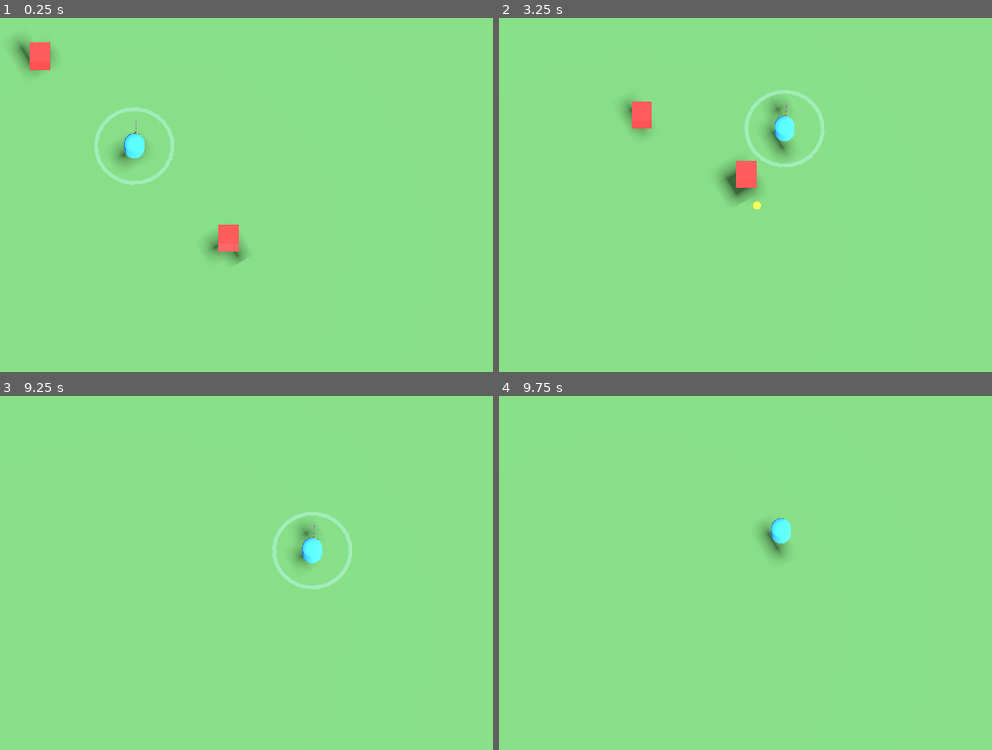
Above: before the commit, frames 1-4 (two rows, left to right).
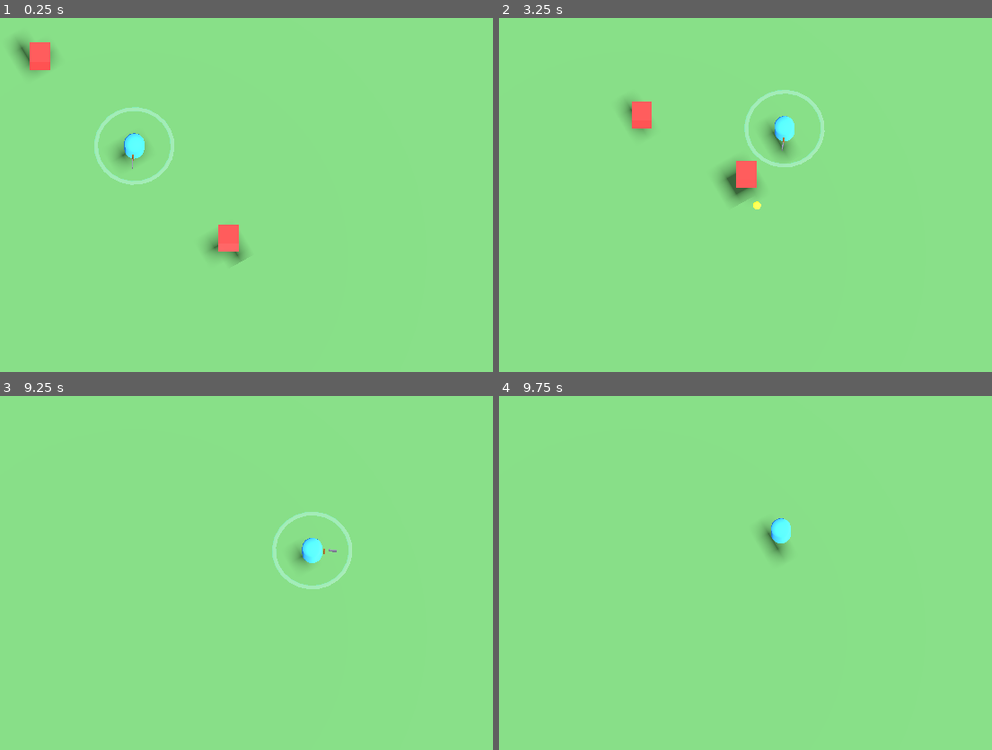
Above: after the commit, the same moments.

Repository: Matthew-Booth-Py/boopbop
Game: Godot game, scene res://scenes/main.tscn
Same seed, same stepped clock (60 frames per second), same inputs: the game is played once before the commit and once after it.
Inputs:
- Up to frame 1 (0.25 s): no input
- Up to frame 2 (3.25 s): hold Right (ui_right) 0.53-1.28 s; hold Down (ui_down) 1.28-2.03 s; hold Right (ui_right) 2.03-2.78 s; hold Up (ui_up) from 2.78 s (still down)
- Up to frame 3 (9.25 s): release Up (ui_up) at 3.53 s; hold Left (ui_left) 3.53-5.03 s; hold Down (ui_down) 5.03-5.78 s; hold Right (ui_right) 5.78-6.53 s; hold Up (ui_up) 6.53-7.28 s; hold Right (ui_right) 7.28-8.03 s; hold Down (ui_down) 8.03-8.78 s; hold Left (ui_left) from 8.78 s (still down)
- Up to frame 4 (9.75 s): release Left (ui_left) at 9.53 s; hold Up (ui_up) from 9.53 s (still down)

The runs differ from the first frame. In frame 1, less than 0.1% of the frame differs, in the area x 26-28%, y 28-43%; in frame 2, 0.2%, in the area x 54-59%, y 23-38%; in frame 3, 0.2%; in frame 4, nothing differs.

Commit message:
Working wep

Diff:
--- a/scripts/player.gd
+++ b/scripts/player.gd
@@ -7,6 +7,7 @@
 var health: int = max_health
 var attack_cooldown: float = 1.0
 var attack_timer: float = 0.0
+var facing_direction: Vector3 = Vector3.FORWARD  # Track which way player is facing
 
 @onready var attack_area: Area3D = $AttackArea
 @onready var axe_visual: Node3D = $AxeVisual
@@ -32,6 +33,8 @@
 	if direction:
 		velocity.x = direction.x * speed
 		velocity.z = direction.z * speed
+		# Update facing direction when moving
+		facing_direction = snap_to_45_degrees(direction)
 	else:
 		velocity.x = move_toward(velocity.x, 0, speed)
 		velocity.z = move_toward(velocity.z, 0, speed)
@@ -43,6 +46,17 @@
 	if attack_timer <= 0:
 		perform_attack()
 		attack_timer = attack_cooldown
+
+func snap_to_45_degrees(direction: Vector3) -> Vector3:
+	# Calculate angle from direction
+	var angle: float = atan2(direction.x, direction.z)
+
+	# Snap to nearest 45 degrees (PI/4 radians)
+	var snap_increment: float = PI / 4.0
+	var snapped_angle: float = round(angle / snap_increment) * snap_increment
+
+	# Convert back to direction vector
+	return Vector3(sin(snapped_angle), 0, cos(snapped_angle)).normalized()
 
 func perform_attack() -> void:
 	if not attack_area:
@@ -62,19 +76,22 @@
 	if not axe_visual:
 		return
 
+	# Calculate base rotation from facing direction
+	var base_angle: float = atan2(facing_direction.x, facing_direction.z)
+
 	# Show the axe
 	axe_visual.visible = true
 
-	# Reset rotation
-	axe_visual.rotation.y = -PI / 2  # Start position (-90 degrees)
+	# Start position: base angle minus 90 degrees (left side of swing)
+	axe_visual.rotation.y = base_angle - PI / 2
 
 	# Create tween for swing animation
-	var tween := create_tween()
+	var tween: Tween = create_tween()
 	tween.set_ease(Tween.EASE_OUT)
 	tween.set_trans(Tween.TRANS_QUAD)
 
-	# Swing from left to right (180 degree arc)
-	tween.tween_property(axe_visual, "rotation:y", PI / 2, 0.3)
+	# Swing from left to right relative to facing direction (180 degree arc)
+	tween.tween_property(axe_visual, "rotation:y", base_angle + PI / 2, 0.3)
 
 	# Hide after animation completes
 	tween.tween_callback(func(): axe_visual.visible = false)
